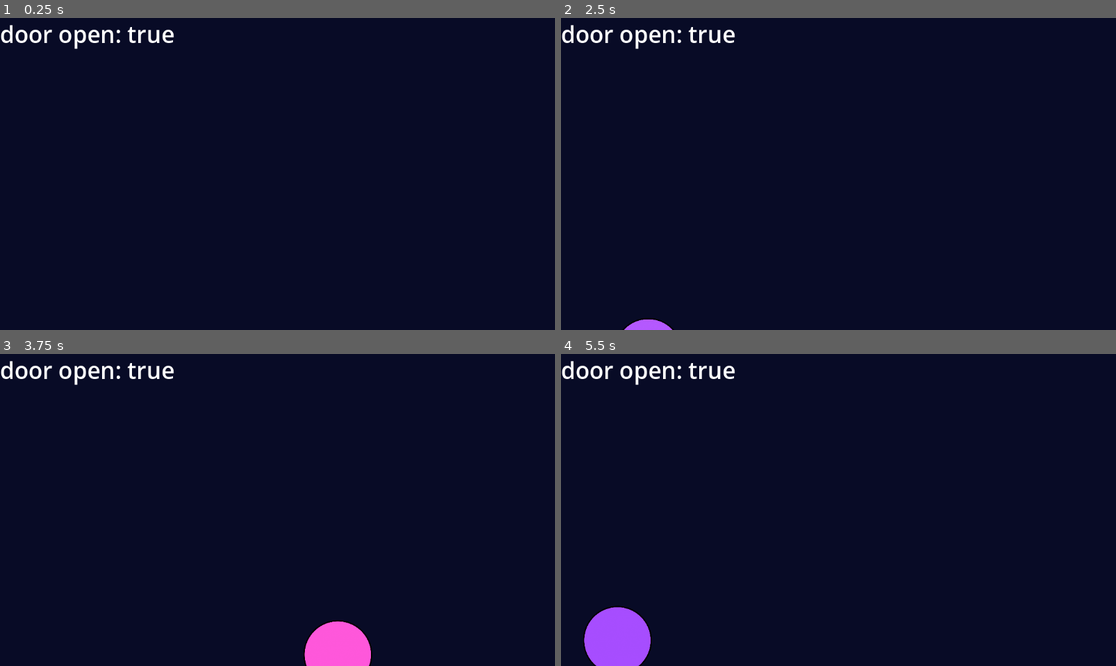
Above: before the commit, frames 1-4 (two rows, left to right).
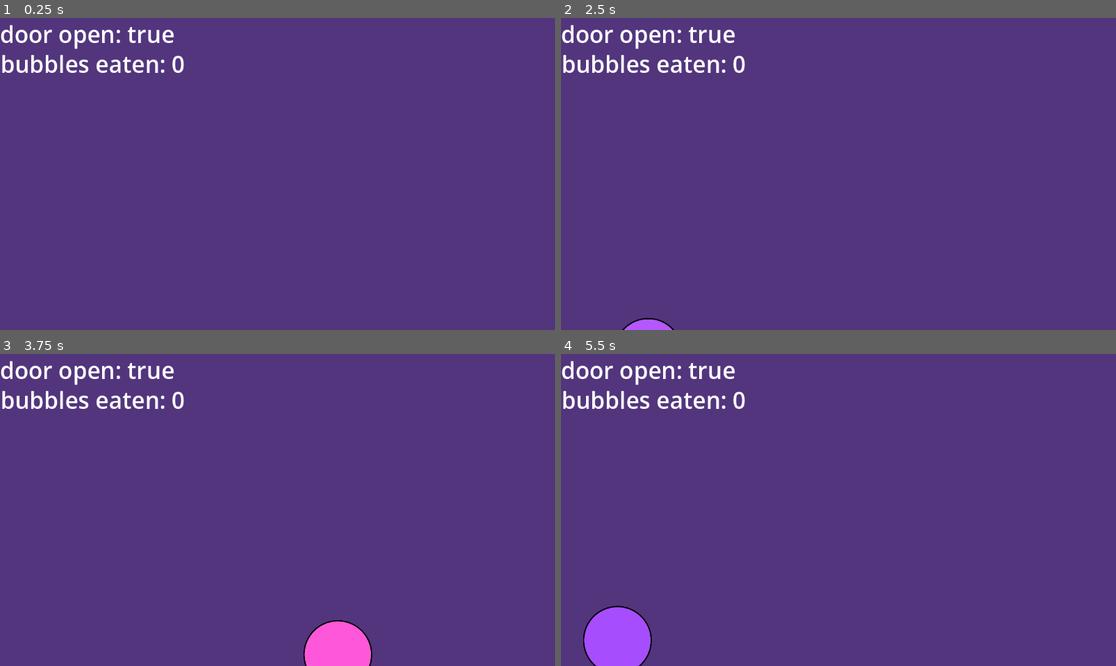
Above: after the commit, the same moments.

Repository: AlikaU/openthedoor
Game: Godot game, scene res://Main.tscn
The game is run twice, just before and just after one commit, with the same random seed, the same clock (stepped at 60 frames per second) and the same inputs.
Inputs:
- Up to frame 1 (0.25 s): no input
- Up to frame 2 (2.5 s): tap Enter (ui_accept) at 0.5, 0.77, 1.25, 1.52, 2 s; hold Right (ui_right) 0.53-2.03 s; hold Left (ui_left) from 2.03 s (still down)
- Up to frame 3 (3.75 s): release Left (ui_left) at 2.78 s; hold Right (ui_right) from 2.78 s (still down); tap Enter (ui_accept) at 3.02 s
- Up to frame 4 (5.5 s): tap Enter (ui_accept) at 3.77, 4.52 s; release Right (ui_right) at 4.28 s; hold Left (ui_left) 4.28-5.03 s; hold Right (ui_right) from 5.03 s (still down)

The runs differ from the first frame. In frame 1, 100% of the frame differs, in the area x 0-100%, y 0-100%; in frame 2, 99%; in frame 3, 98%; in frame 4, 98%.

Commit message:
eat bubbles

Diff:
--- a/godot-game/Main.tscn
+++ b/godot-game/Main.tscn
@@ -1,19 +1,37 @@
 [gd_scene format=3 uid="uid://jln4uwok5htk"]
 
 [ext_resource type="Script" uid="uid://myivfg2h5f0m" path="res://main.gd" id="1_glv2v"]
-[ext_resource type="PackedScene" uid="uid://4nxob8y1xc6f" path="res://player_blob_1.tscn" id="2_r0du0"]
 [ext_resource type="Script" uid="uid://ca3161f8wfrd1" path="res://bubble_spawner.gd" id="2_uu6xs"]
+[ext_resource type="PackedScene" uid="uid://2rcivjy4l62d" path="res://player_blob_1.tscn" id="3_r0du0"]
 
 [node name="World" type="Node2D" unique_id=358204708]
 script = ExtResource("1_glv2v")
 
-[node name="PlayerBlob1" parent="." unique_id=399304156 instance=ExtResource("2_r0du0")]
-position = Vector2(1480, 1158)
+[node name="CanvasLayer" type="CanvasLayer" parent="." unique_id=1075941934]
+layer = -1
 
-[node name="Label" type="Label" parent="." unique_id=1705854184]
+[node name="ColorRect" type="ColorRect" parent="CanvasLayer" unique_id=2050957633]
+anchors_preset = 15
+anchor_right = 1.0
+anchor_bottom = 1.0
+grow_horizontal = 2
+grow_vertical = 2
+color = Color(0.32238716, 0.2078366, 0.49164093, 1)
+
+[node name="DoorLabel" type="Label" parent="CanvasLayer" unique_id=1705854184]
 offset_right = 40.0
-offset_bottom = 23.0
+offset_bottom = 67.0
+theme_override_font_sizes/font_size = 48
+
+[node name="EatenBubbleCountLabel" type="Label" parent="CanvasLayer" unique_id=319833415]
+offset_left = 1.0
+offset_top = 62.0
+offset_right = 41.0
+offset_bottom = 129.0
 theme_override_font_sizes/font_size = 48
 
 [node name="BubbleSpawner" type="Node2D" parent="." unique_id=502664368]
 script = ExtResource("2_uu6xs")
+
+[node name="PlayerBlob1" parent="." unique_id=399304156 instance=ExtResource("3_r0du0")]
+position = Vector2(1568, 1130)
--- a/godot-game/bubble.gd
+++ b/godot-game/bubble.gd
@@ -25,3 +25,9 @@
 	var screen = get_viewport_rect().size
 	if global_position.x > screen.x + 100:   # buffer past edge
 		queue_free()
+
+func _on_body_entered(body):
+	print("is player: ", body.is_in_group("player"))
+	if body.is_in_group("player"):
+		body.eat_bubble()
+		queue_free()
--- a/godot-game/bubble.tscn
+++ b/godot-game/bubble.tscn
@@ -3,9 +3,18 @@
 [ext_resource type="Texture2D" uid="uid://dcaap3uveob2u" path="res://circle.png" id="1_n2mqj"]
 [ext_resource type="Script" uid="uid://1y07ohqbj7jk" path="res://bubble.gd" id="1_y2db8"]
 
-[node name="Bubble" type="Node2D" unique_id=1375124369]
+[sub_resource type="CircleShape2D" id="CircleShape2D_y2db8"]
+radius = 69.0
+
+[node name="Bubble" type="Area2D" unique_id=447527112]
 script = ExtResource("1_y2db8")
 
 [node name="Sprite2D" type="Sprite2D" parent="." unique_id=1479167390]
+position = Vector2(4.053116e-06, -3.0875206e-05)
 scale = Vector2(0.2, 0.2)
 texture = ExtResource("1_n2mqj")
+
+[node name="CollisionShape2D" type="CollisionShape2D" parent="." unique_id=1151927358]
+shape = SubResource("CircleShape2D_y2db8")
+
+[connection signal="body_entered" from="." to="." method="_on_body_entered"]
--- a/godot-game/main.gd
+++ b/godot-game/main.gd
@@ -1,14 +1,14 @@
 extends Node2D
 
-@onready var label = $Label
+@onready var doorOpenLabel = $CanvasLayer/DoorLabel
+@onready var eatenBubblesCountLabel = $CanvasLayer/EatenBubbleCountLabel
 
 # Called when the node enters the scene tree for the first time.
 func _ready() -> void:
-	RenderingServer.set_default_clear_color(
-	Color.from_hsv(0.65, 0.8, 0.15)  # blue hue, vivid-ish, very dark value
-	)
+	pass
 
 
 # Called every frame. 'delta' is the elapsed time since the previous frame.
 func _process(delta: float) -> void:
-	label.text = "door open: " + str(DoorInput.door_open)
+	doorOpenLabel.text = "door open: " + str(DoorInput.door_open)
+	eatenBubblesCountLabel.text = "bubbles eaten: " + str($PlayerBlob1.numBubblesEaten)
--- a/godot-game/player_blob_1.gd
+++ b/godot-game/player_blob_1.gd
@@ -1,11 +1,13 @@
 extends CharacterBody2D
 
 
-const SPEED = 300.0
+const SPEED = 900.0
 const JUMP_VELOCITY = -400.0
+const TRACTION = 2 # smaller number -> more slippery
 
+var numBubblesEaten = 0
 
-func _physics_process(_delta: float) -> void:
+func _physics_process(delta: float) -> void:
 	# Add the gravity.
 	#if not is_on_floor():
 		#velocity += get_gravity() * delta
@@ -29,6 +31,15 @@
 	if Input.is_action_pressed("ui_down"):  dir.y += 1
 	if Input.is_action_pressed("ui_up"):    dir.y -= 1
 
-	velocity = dir.normalized() * SPEED  # normalized stops diagonal being faster
+	if dir != Vector2.ZERO:
+		velocity = dir.normalized() * SPEED
+	else:
+		velocity.x = move_toward(velocity.x, 0, SPEED * delta * TRACTION)
+		velocity.y = move_toward(velocity.y, 0, SPEED * delta * TRACTION)
 
 	move_and_slide()
+
+
+func eat_bubble():
+	numBubblesEaten += 1
+	scale += Vector2(0.02, 0.02)
--- a/godot-game/player_blob_1.tscn
+++ b/godot-game/player_blob_1.tscn
@@ -1,11 +1,12 @@
 [gd_scene format=3 uid="uid://2rcivjy4l62d"]
 
-[ext_resource type="Script" path="res://player_blob_1.gd" id="1_w6fgr"]
+[ext_resource type="Script" uid="uid://ihybpm8jm5p3" path="res://player_blob_1.gd" id="1_w6fgr"]
 [ext_resource type="Texture2D" uid="uid://dcaap3uveob2u" path="res://circle.png" id="2_gqy5b"]
 
 [sub_resource type="CircleShape2D" id="CircleShape2D_gqy5b"]
+radius = 470.4
 
-[node name="PlayerBlob1" type="CharacterBody2D" unique_id=399304156]
+[node name="PlayerBlob1" type="CharacterBody2D" unique_id=399304156 groups=["player"]]
 script = ExtResource("1_w6fgr")
 
 [node name="Sprite2D" type="Sprite2D" parent="." unique_id=2075864865]
--- a/godot-game/project.godot
+++ b/godot-game/project.godot
@@ -19,6 +19,10 @@
 
 DoorInput="*uid://dsxtefhqg88ix"
 
+[display]
+
+window/size/mode=2
+
 [physics]
 
 3d/physics_engine="Jolt Physics"
